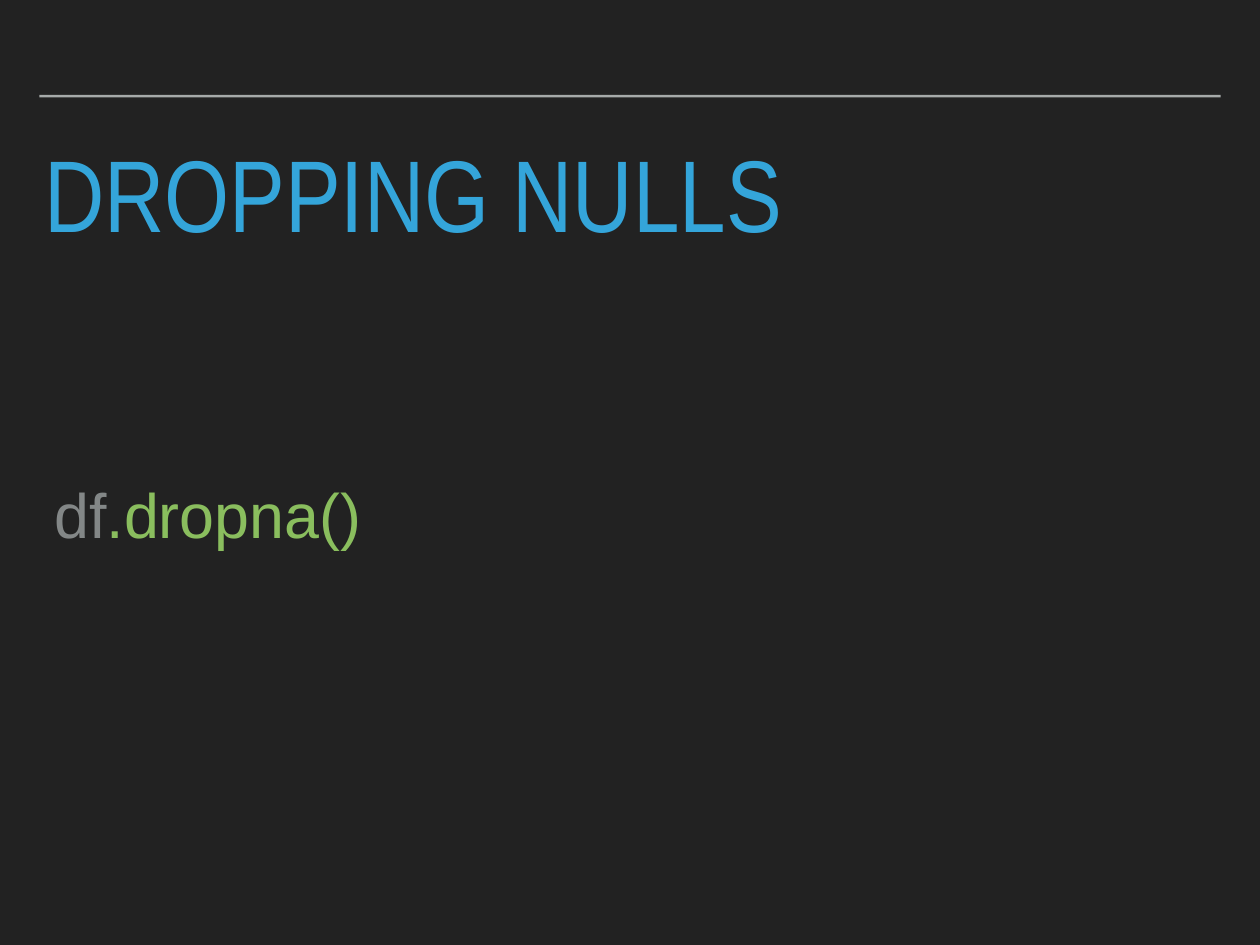
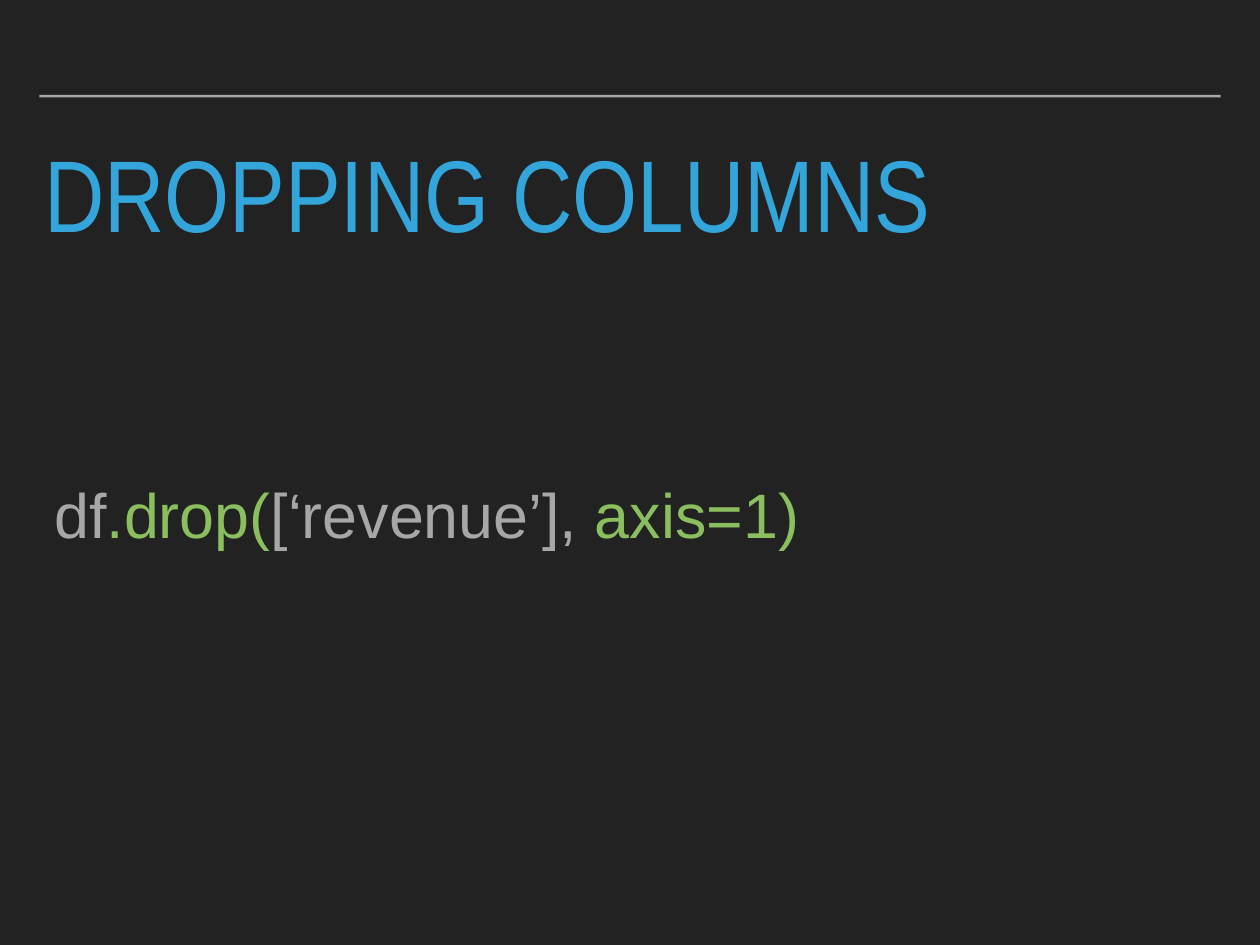
Before and after one commit to patricks1/noble-machine-learning, a slide deck: slide 44 of Session1/Session1_Slides.pptx (slide 42 before the commit). Drawn at 1260x945 pixels with LibreOffice and Linux fonts; fonts in the diff are those of the drawing. Boxes give left, top, right and bottom in pixels: in the first picture for what was removed or moved away, otherwise in the second. Text is boxed around its words. In the diff, an @@ line names an element or a change of style, - is before the commit and + after.

Commit message:
Updated slides

```diff
--- a/Session1/Session1_Slides.pptx
+++ b/Session1/Session1_Slides.pptx
@@ title at (44,161,930,233): text changed @@
-DROPPING NULLS
+DROPPING COLUMNS
@@ text at (54,492,799,550): text changed; text colour #8ABE5E to #A7A7A7 @@
-df.dropna()
+df.drop([‘revenue’], axis=1)
```
Also in this commit, not shown: 2 other slides changed, 6 slides added, 1 other file.
